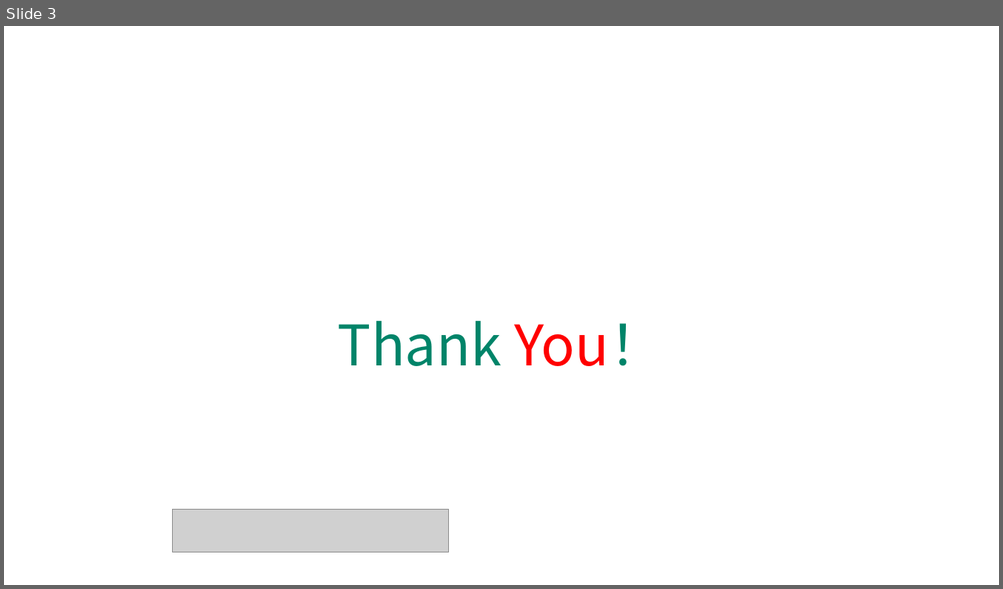
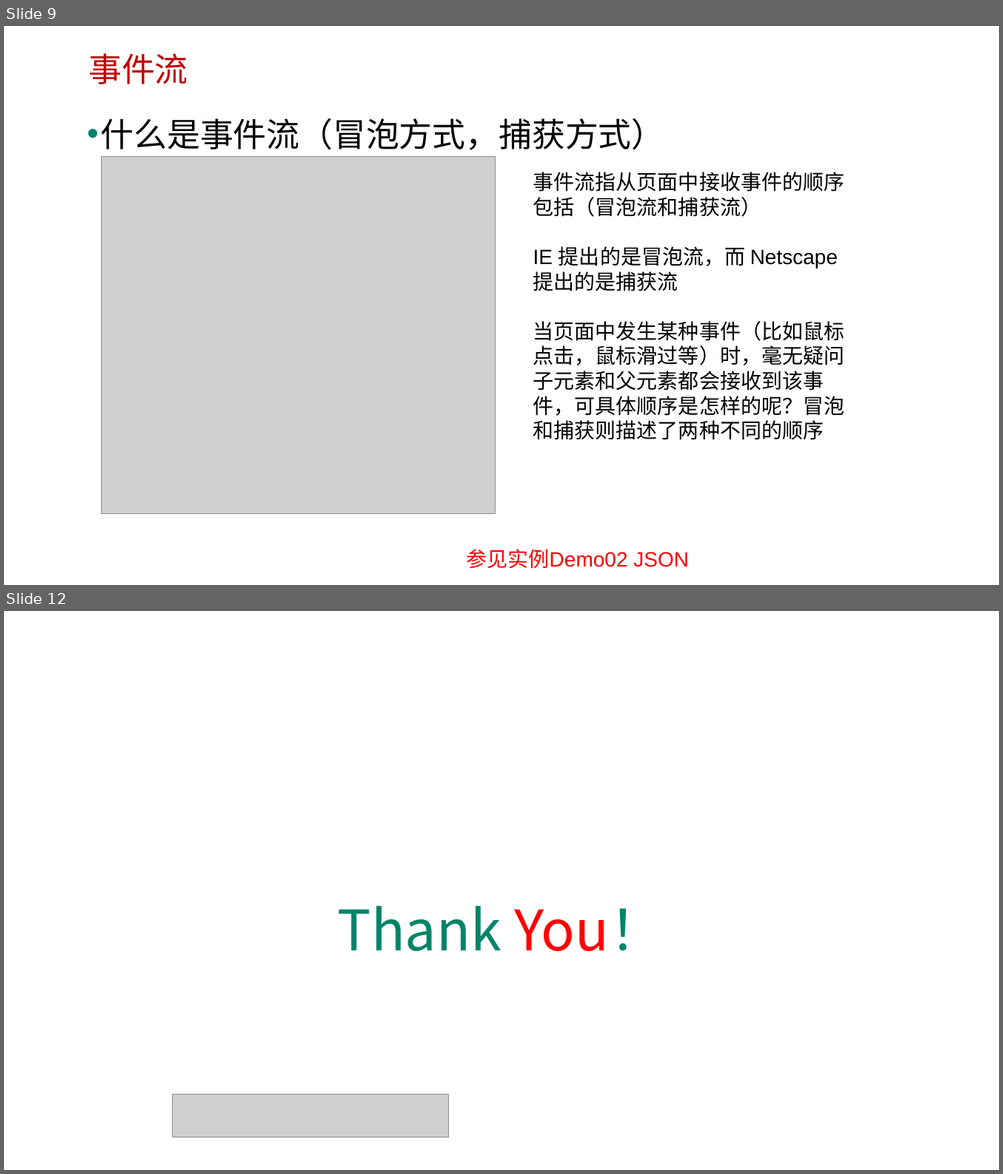
Before and after one commit to edu2act/course-javascript-advanced, a slide deck: 课程PPT/25.事件处理（事件流-待修改）.pptx. Shown one above the other, each under a label of ours: slide 3 before the commit, slides 9 and 12 after it; the slides between them are not shown. The pictures are 1003x589 and 1003x1174 pixels, drawn with LibreOffice and Linux fonts; fonts in the diff are those of the drawing; grey boxes stand for pictures; background and template pictures are left out. Boxes give left, top, right and bottom in pixels: in the first picture for what was removed or moved away, otherwise in the second. Text is boxed around its words. In the diff, an @@ line names an element or a change of style, - is before the commit and + after.

```diff
--- a/课程PPT/25.事件处理（事件流-待修改）.pptx
+++ b/课程PPT/25.事件处理（事件流-待修改）.pptx
@@ slide 9 added at <box>4,26,999,585</box>, background picture (left out) @@
@@ text added at <box>88,53,188,84</box>, 32 pt, text #C00000 @@
+事件流
@@ text added at <box>101,118,665,150</box>, 32 pt, text #000000 @@
+• 什么是事件流（冒泡方式，捕获方式）
@@ picture added at <box>102,157,495,514</box> @@
@@ text added at <box>533,172,845,440</box>, 20 pt, text #000000 @@
+事件流指从页面中接收事件的顺序包括（冒泡流和捕获流）
+IE 提出的是冒泡流，而 Netscape 提出的是捕获流
+当页面中发生某种事件（比如鼠标点击，鼠标滑过等）时，毫无疑问子元素和父元素都会接收到该事件，可具体顺序是怎样的呢？冒泡和捕获则描述了两种不同的顺序
@@ text added at <box>466,549,688,569</box>, 20 pt, text #FF0000 @@
+参见实例Demo02 JSON
@@ what was slide 3 is now slide 12 @@
```
Also in this commit, not shown: 2 slides changed, 9 other slides added, 6 other files.
